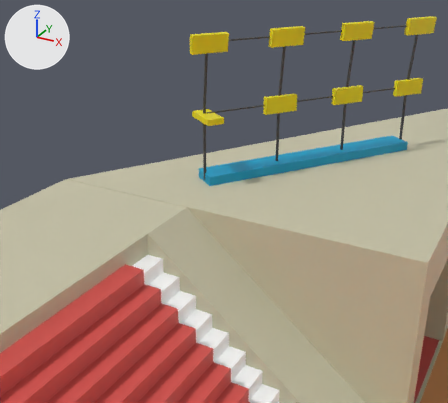
The glTF model public/models/maps/games/Athle.glb, before and after one commit.
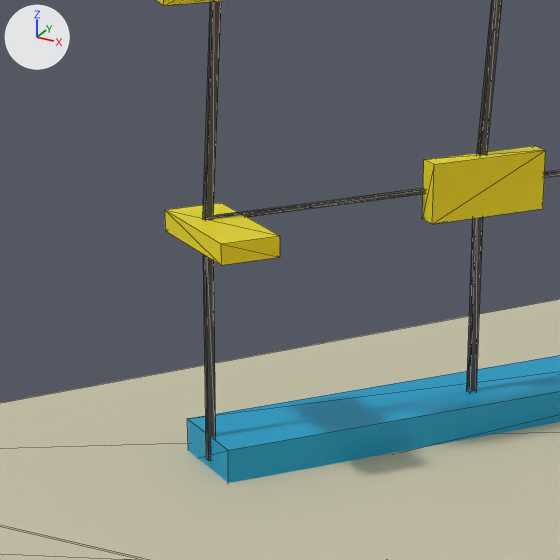
Each version appears first from a 50 mm camera at (-9.19, 19.7, 15.72) aimed at (-17.81, 35.37, 7.88), and next in a close-up on the part from 33% to 67% of the width and 13% to 51% of the height. The lights are fixed; the arrows at upper left show +X, +Y and +Z. The close-ups show mesh edges as thin lines. Where no turn or scale is listed for an object, it has been applied to the vertices.
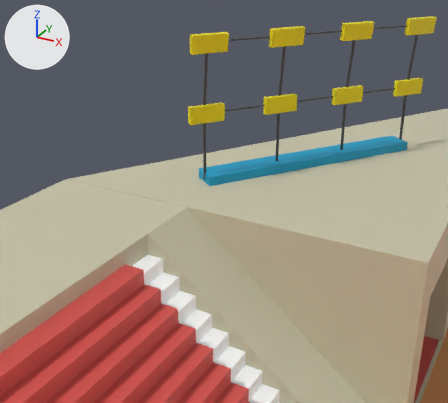
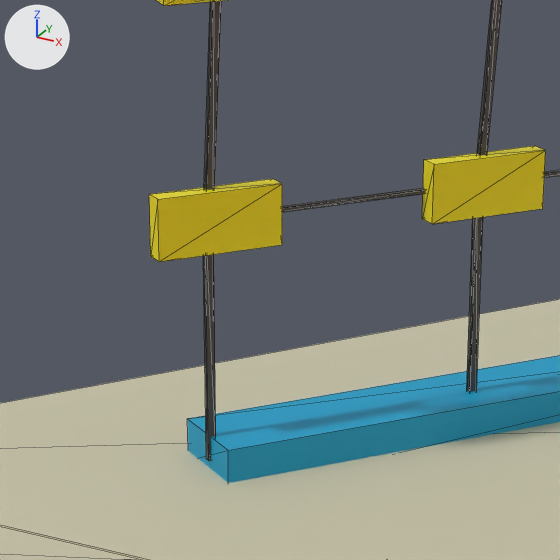
Commit message: fix map athle

What the commit changed:
Object 'Box054' (ob_box054) turns from (0, 0, 0) to (90, 0, 90) degrees about x, y and z.

Pixel boxes (x1, y1, x2, y2) of what changed, in the close-ups (560 x 560 px):
'Box054', turned: before (165, 203, 280, 265); after (149, 179, 282, 262)
